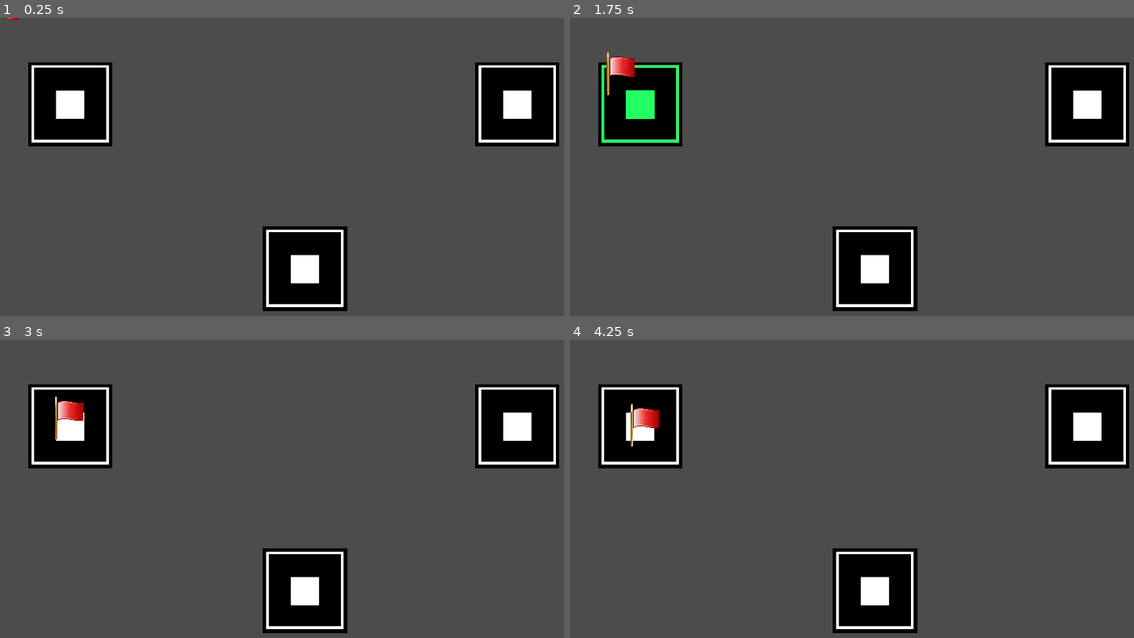
Above: before the commit, frames 1-4 (two rows, left to right).
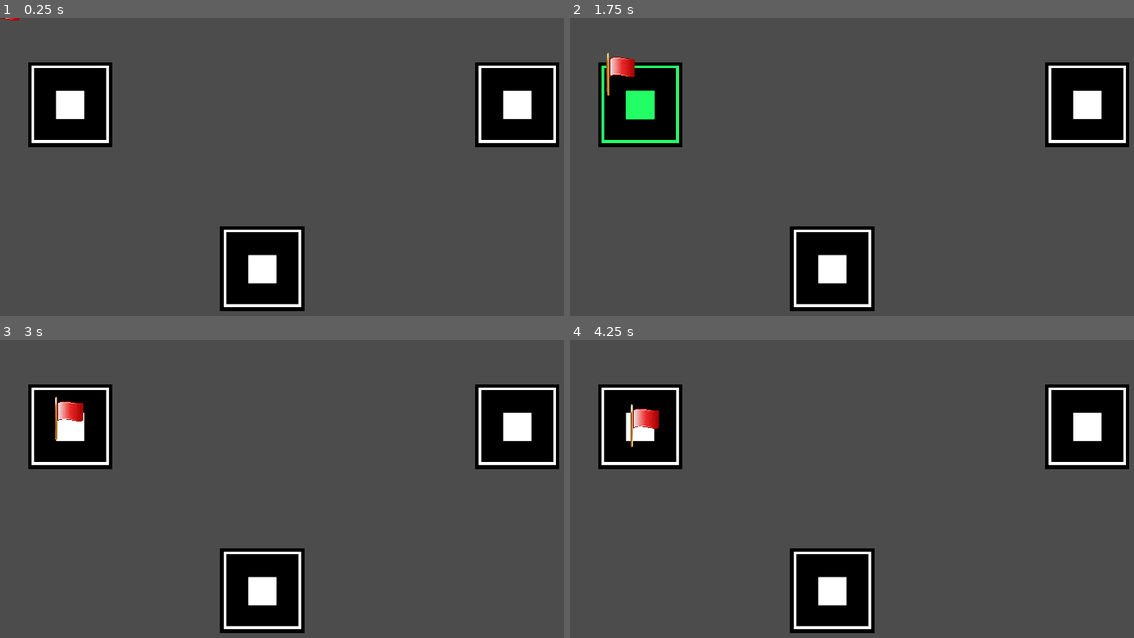
Above: after the commit, the same moments.

Repository: UnderVanCo-Op/Expeditions-Guide
Game: Godot game, scene res://Levels/Tests/Andrey.tscn
Two runs of this game, one before a commit and one after it. Both use one fixed random seed, a clock stepped at 60 frames per second and the inputs below.
Inputs (mouse positions are in pixels of both pictures, inside the frame that each line leads up to):
- Up to frame 1 (0.25 s): no input
- Up to frame 2 (1.75 s): click (637, 104) at 0.52 s; click (637, 104) at 1.27 s
- Up to frame 3 (3 s): click (67, 426) at 2.02 s; move the mouse to (468, 503) at 2.77 s
- Up to frame 4 (4.25 s): move the mouse to (761, 539) at 3.52 s

The runs differ from the first frame. In frame 1, 5.4% of the frame differs, in the area x 0-100%, y 0-99%; in frame 2, 5.4%; in frame 3, 5.5%, in the area x 5-100%, y 15-99%; in frame 4, 5.5%.

Commit message:
Way texturing + auto add in sosedi list

Diff:
--- a/Levels/Tests/Andrey.tscn
+++ b/Levels/Tests/Andrey.tscn
@@ -10,6 +10,7 @@
 }
 
 [node name="Andrey Test" type="Node2D"]
+position = Vector2( 0, 1 )
 
 [node name="GameManager" parent="." instance=ExtResource( 3 )]
 
@@ -21,11 +22,8 @@
 [node name="Point2" parent="Points" instance=ExtResource( 1 )]
 position = Vector2( 1537, 258 )
 
-[node name="Point3" parent="Points" instance=ExtResource( 1 )]
-position = Vector2( 906, 747 )
-
 [node name="Point4" parent="Points" instance=ExtResource( 1 )]
-position = Vector2( 906, 747 )
+position = Vector2( 780, 746 )
 
 [node name="Ways" type="Node2D" parent="."]
 
--- a/Objects/Point/Point.gd
+++ b/Objects/Point/Point.gd
@@ -1,10 +1,8 @@
-tool
 extends StaticBody2D
 # This is Point.gd
 
 var ToolModeToggle := false		# toggle instantiating ways on click
-var sosedi := []
-var newWay = null
+var sosedi := []				# where can we go from here
 
 signal WayButPressed(Point)
 
@@ -15,32 +13,35 @@
 
 func _on_TextureButton_pressed() -> void:
 	print("Button ", self, " pressed")
-	if OS.has_feature("editor") and ToolModeToggle:
+	if OS.has_feature("editor") and ToolModeToggle:	# if we are in editor / in game, launched from editor and togglemode == true
 		print("Entering tool part of a Point...")
+		var newWay = null
 		if(!get_node("../../GameManager").lastP):		# start if there is no start
 			newWay = Line2D.new()
-#			for el in newWay.points:
-#				newWay.points.remove(0)
-#				pass
 #			newWay.points.resize(0)		# clearing (not worked, btw)
-			newWay.points = PoolVector2Array([self.position])
-			print("newWay size after all actions: ", newWay.points.size())
+			newWay.default_color = Color(255, 254, 246, 255)		# Color
+			newWay.texture = load("res://Objects/WayTile3.png")		# Texture
+			newWay.texture_mode = 1									# Tile mode
+			newWay.points = PoolVector2Array([self.position])		# Trick to make this thing work
+			print("newWay size after all actions: ", newWay.points.size())	# test print
 
-			get_node("../../Lines").add_child(newWay)
+			get_node("../../Lines").add_child(newWay)				# add to scene
 			newWay.set_owner(get_tree().current_scene)	# required to make the node visible in the Scene tree dock and persist changes made by the tool script to the saved scene file.
-			get_node("../../GameManager").lastP = self	# update last point in GM
-
-			# #fbfbec
+			get_node("../../GameManager").lastP = self				# update last point in GM
 
 			pass
-		else:				# end
-			newWay = get_node("../../GameManager").lastP.newWay		# берём этот же путь
-			var arr : PoolVector2Array = newWay.points
-			arr.append(self.position)
-			newWay.points = arr
-			print("newWay size after all actions2: ", newWay.points.size())
+		else:				# end (there was start)
+			var lP = get_node("../../GameManager").lastP	# get start in variable
+			lP.sosedi.append(self)		# append self to start sosedi's
+			sosedi.append(lP)			# append start to self sosedi's
+			newWay = lP.newWay			# get ref to the same line2d
+			var arr : PoolVector2Array = newWay.points	# trick, again, to make this all work
+			arr.append(self.position)	# add end point pos
+			newWay.points = arr			# end of a trick
+			print("newWay size after all actions2: ", newWay.points.size())	# test print 2
 
-			get_node("../../GameManager").lastP = null
+			get_node("../../GameManager").lastP = null		# update last point in GM to null (since there is no start now)
+
 			# resaving scene with 2 point for line
 			var packed_scene = PackedScene.new()
 			packed_scene.pack(get_tree().get_current_scene())
--- a/WayTool.gd
+++ b/WayTool.gd
@@ -1,7 +1,7 @@
 tool
 extends EditorScript
 # This is WayTool.gd
-# CAREFUL!!! Use properly (currently only script is in print mode)
+# CAREFUL!!! Use properly (currently script is only in print mode)
 
 export var Way = preload("res://Objects/Way.tscn")
 
